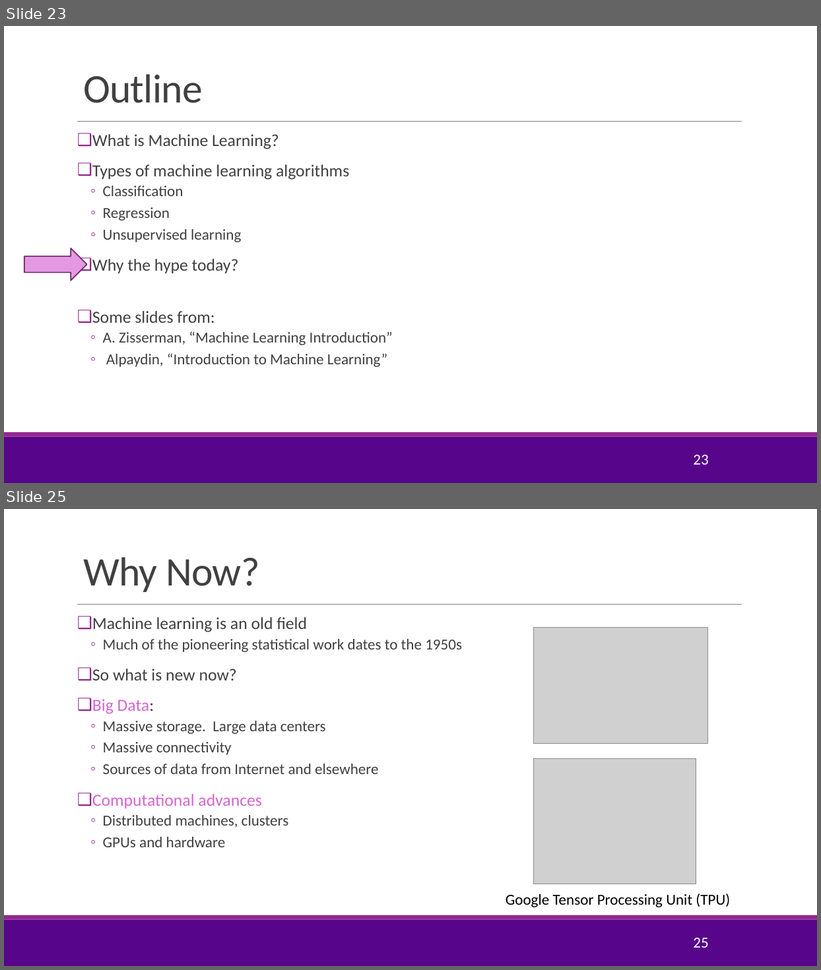
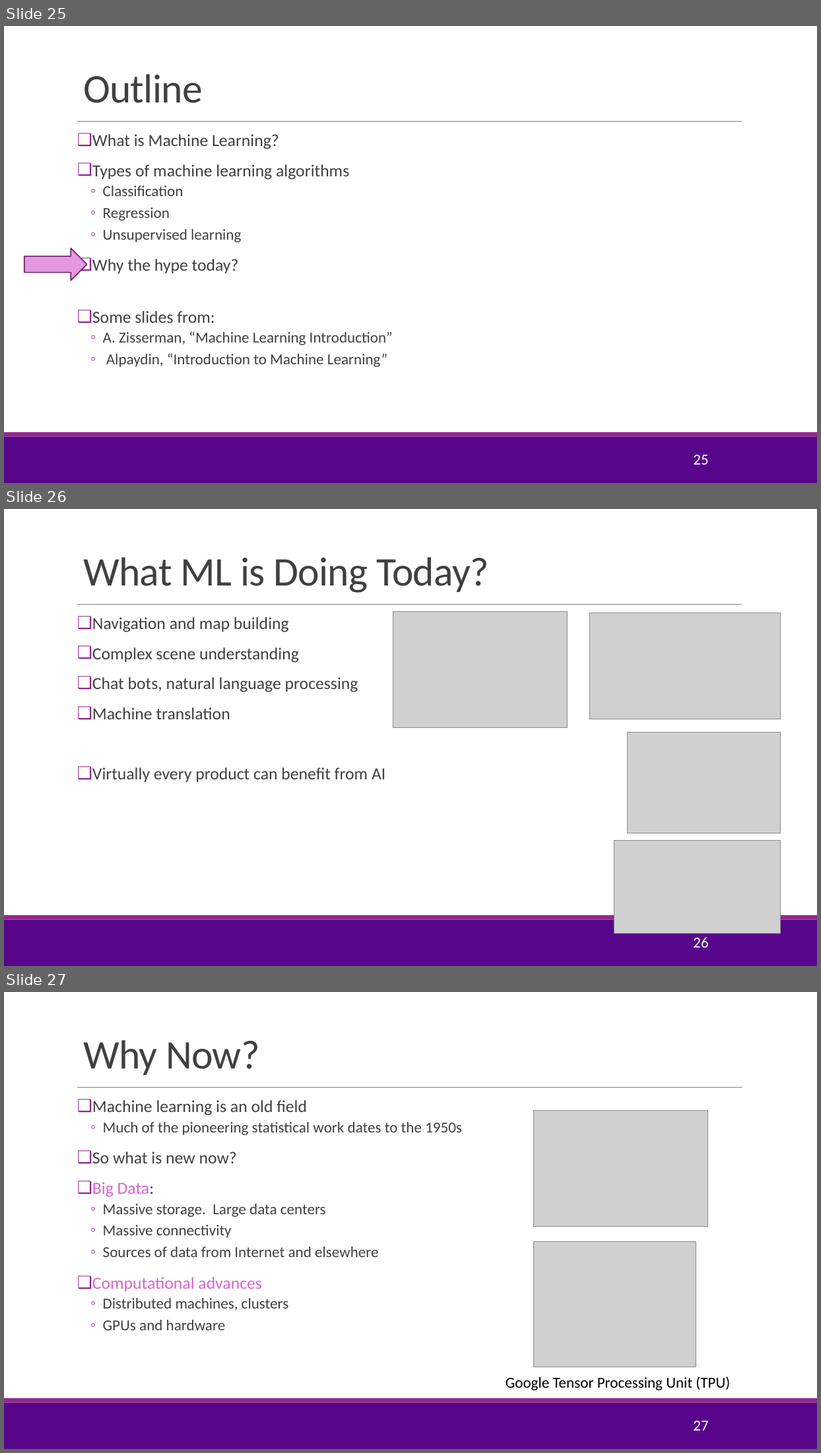
Before and after one commit to sdrangan/introml, a slide deck: lectures/Lect01_IntroML.pptx. Shown one above the other, each under a label of ours: slides 23 and 25 before the commit, slides 25, 26 and 27 after it; the slides between them are not shown. The pictures are 821x970 and 821x1453 pixels, drawn with LibreOffice and Linux fonts; fonts in the diff are those of the drawing; grey boxes stand for pictures; background and template pictures are left out. Boxes give left, top, right and bottom in pixels: in the first picture for what was removed or moved away, otherwise in the second. Text is boxed around its words. In the diff, an @@ line names an element or a change of style, - is before the commit and + after.

```diff
--- a/lectures/Lect01_IntroML.pptx
+++ b/lectures/Lect01_IntroML.pptx
@@ slide 26 added at (x1=4, y1=509, x2=817, y2=966), background #FFFFFF; not listed: 3 template elements that a slide beside it also shows @@
@@ title added at (x1=83, y1=557, x2=489, y2=593), 48 pt, text #404040 @@
+What ML is Doing Today?
@@ text added at (x1=92, y1=617, x2=385, y2=782), 20 pt, text #404040 @@
+❑ Navigation and map building
+❑ Complex scene understanding
+❑ Chat bots, natural language processing
+❑ Machine translation
+❑ Virtually every product can benefit from AI
@@ picture added at (x1=393, y1=611, x2=568, y2=728) @@
@@ picture added at (x1=589, y1=613, x2=780, y2=720) @@
@@ picture added at (x1=628, y1=733, x2=781, y2=834) @@
@@ picture added at (x1=614, y1=841, x2=781, y2=934) @@
@@ page number added at (x1=693, y1=937, x2=708, y2=948), 18 pt, text #FFFFFF @@
+26
@@ what was slide 23 is now slide 25 @@
@@ page number at (x1=693, y1=455, x2=708, y2=465): text changed @@
-23
+25
@@ what was slide 25 is now slide 27 @@
@@ page number at (x1=693, y1=1421, x2=708, y2=1431): text changed @@
-25
+27
```
Also in this commit, not shown: 3 slides changed, 2 other slides added, 1 slide removed, 3 other files.
